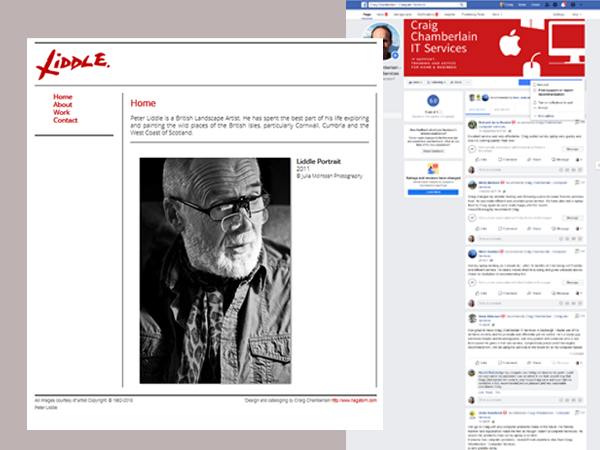
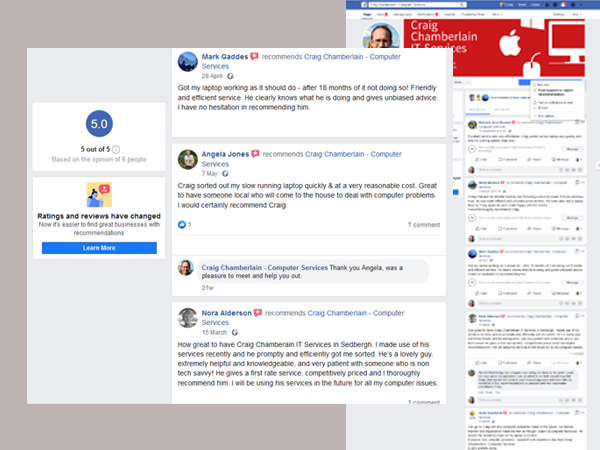
Layers edited between the first and the second 600px x 450px image:
renamed "Layer 1" to "Layer 6", moved it above "Layer 3", painted on it over (27, 38, 453, 430)
